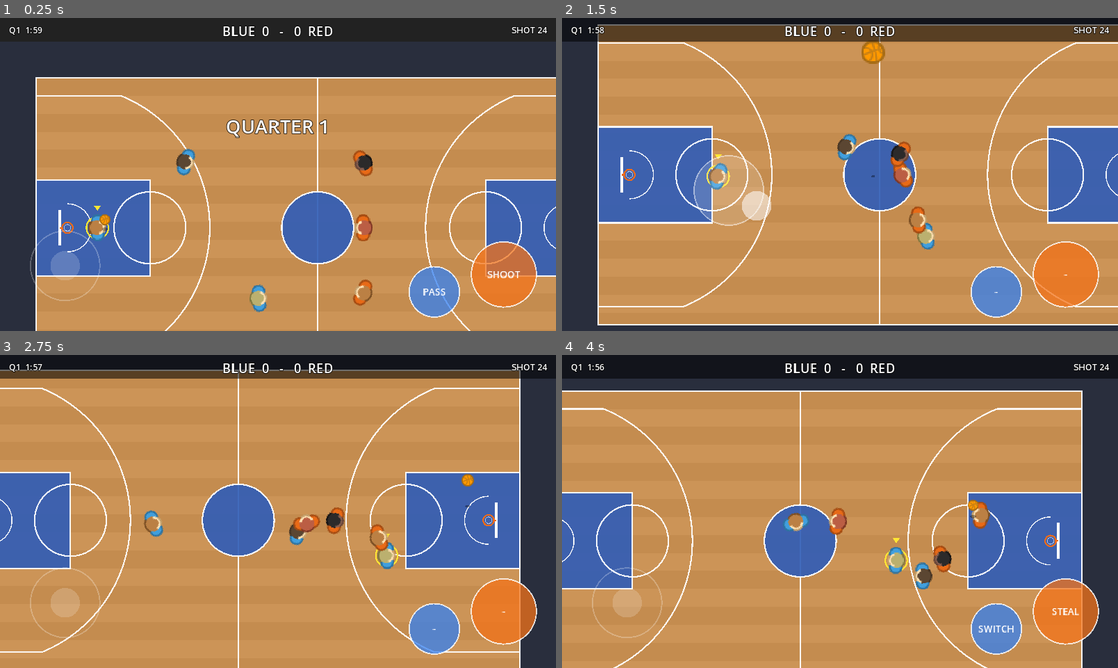
Above: before the commit, frames 1-4 (two rows, left to right).
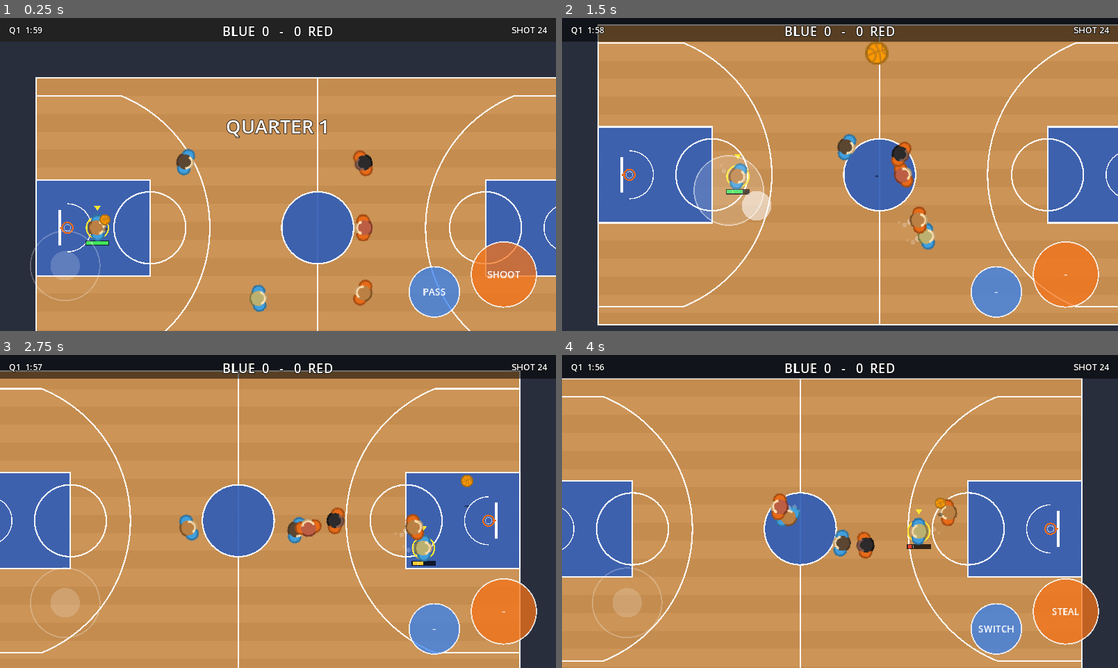
Above: after the commit, the same moments.

Repository: Kirmalo/road-trip-hoops
Game: Godot game, scene res://main.tscn
Same seed, same stepped clock (60 frames per second), same inputs: the game is played once before the commit and once after it.
Inputs (mouse positions are in pixels of both pictures, inside the frame that each line leads up to):
- Up to frame 1 (0.25 s): no input
- Up to frame 2 (1.5 s): tap Enter at 0.5 s; move the mouse to (962, 158) at 0.52 s; hold D 0.53-1.25 s; hold Shift 0.53-1.25 s; click (962, 158) at 0.67 s; tap Space at 0.77 s; drag from (728, 190) to (812, 237) at 1.27 s
- Up to frame 3 (2.75 s): move the mouse to (333, 442) at 2.02 s; hold D from 2.03 s (still down); hold Shift from 2.03 s (still down); tap J at 2.1 s
- Up to frame 4 (4 s): release D at 2.75 s; release Shift at 2.75 s; drag from (812, 574) to (673, 464) at 2.77 s; move the mouse to (1006, 558) at 3.52 s; hold A from 3.53 s (still down); hold Shift from 3.53 s (still down); tap Space at 3.77 s

The runs differ from the first frame. In frame 1, less than 0.1% of the frame differs, in the area x 15-20%, y 71-73%; in frame 2, 0.9%; in frame 3, 2.6%; in frame 4, 13%, in the area x 0-94%, y 7-100%.

Commit message:
P1-01: turbo and stamina for human and CPU players
Human sprints with the joystick at its edge (Shift on desktop; always on
under --humantest). Per-player stamina drains while sprinting, refills
after a short delay, and locks turbo at empty until back above
TURBO_MIN_RESTART. CPU sprints on fast breaks, open driving lanes, loose
balls/rebounds and to recover when beaten on defense, keeping a reserve.
Stamina bar under the human's ring and dust puffs behind sprinters.
Stats: frames, turbo_frames_t0/t1, stamina_empty.

Co-Authored-By: Claude Opus 5.5 <noreply@anthropic.com>
Claude-Session: https://claude.ai/code/session_01K8WPuYbTD1xrCASynmgFd3

Diff:
--- a/scripts/player.gd
+++ b/scripts/player.gd
@@ -19,6 +19,26 @@
 var shot_charge := 0.0
 var cpu_shot_time := 0.0
 
+# ---- turbo and stamina (tuning) ----
+const TURBO_EDGE := 0.9           # joystick push (0..1) that counts as "at the edge" = sprint
+const TURBO_SPEED_MULT := 1.35    # speed multiplier while sprinting
+const TURBO_BALL_MULT := 0.95     # ball handler sprints at this fraction of the turbo speed
+const STAMINA_DRAIN := 0.4        # stamina per second while sprinting (1.0 = full bar, 2.5 s of sprint)
+const STAMINA_REFILL := 0.25      # stamina per second while not sprinting
+const REFILL_DELAY := 0.5         # seconds after easing off before stamina starts to refill
+const TURBO_MIN_RESTART := 0.25   # after running empty, turbo is off until stamina is back above this
+const CPU_TURBO_RESUME := 0.5     # CPU stops at TURBO_MIN_RESTART and waits for this much before sprinting again
+const CPU_BEATEN_FT := 4.0        # CPU defender sprints when his man is this many feet closer to the hoop
+const CPU_BREAK_FT := 20.0        # CPU fast break: sprint when at least this far from the hoop
+
+var stamina := 1.0
+var turbo := false                # sprinting this frame
+var turbo_locked := false         # ran empty, waiting to reach TURBO_MIN_RESTART
+var cpu_tired := false
+var cpu_turbo_want := false
+var refill_wait := 0.0
+var humantest := false
+
 # Offensive spots, in feet: (distance out from the baseline side of the hoop, sideways offset)
 const SPOTS := [
 	Vector2(24, 0),    # top of the key
@@ -44,13 +64,17 @@
 	spot_index = [0, 1, 4][i]
 	facing = 0.0 if team == 0 else PI
 	sprite.rotation = facing
+	humantest = OS.get_cmdline_user_args().has("--humantest")
 
 func has_ball() -> bool:
 	return game.ball.state == game.ball.HELD and game.ball.holder == self
 
 func update(delta: float, is_human: bool, input_vec: Vector2) -> void:
 	steal_cooldown = max(0.0, steal_cooldown - delta)
+	if team == 0 and index == 0:
+		game.stat("frames")
 	var desired := Vector2.ZERO
+	var want_turbo := false
 	if shooting:
 		if not has_ball():
 			shooting = false
@@ -67,9 +91,13 @@
 		var ball = game.ball
 		if desired.length() < 1.0 and ball.state == ball.PASS and ball.receiver == self:
 			desired = seek(ball.position, 1.0)
+		want_turbo = human_turbo_input() and desired.length() > 1.0
 	else:
 		ai(delta)
 		desired = seek(target, speed_mult)
+		want_turbo = cpu_turbo_want and desired.length() > 1.0
+	if update_turbo(delta, want_turbo, is_human):
+		desired *= TURBO_SPEED_MULT * (TURBO_BALL_MULT if has_ball() else 1.0)
 	velocity = velocity.move_toward(desired, 1600.0 * delta)
 	position += velocity * delta
 	position = game.clamp_to_court(position)
@@ -81,6 +109,51 @@
 		facing = lerp_angle(facing, look.angle(), min(1.0, 10.0 * delta))
 	sprite.rotation = facing
 	queue_redraw()
+
+# ---------------- turbo ----------------
+
+func human_turbo_input() -> bool:
+	if humantest:
+		return true  # developer testing: the scripted thumb is always pushed to the edge
+	if Input.is_key_pressed(KEY_SHIFT):
+		return true  # desktop testing only
+	var j: Vector2 = game.controls.joystick()
+	return j.length() >= TURBO_EDGE
+
+# Drains or refills stamina and returns true if this player sprints this frame.
+func update_turbo(delta: float, want: bool, is_human: bool) -> bool:
+	if not is_human:
+		# the CPU keeps a reserve: it never sprints itself below TURBO_MIN_RESTART
+		if stamina <= TURBO_MIN_RESTART:
+			cpu_tired = true
+		elif stamina >= CPU_TURBO_RESUME:
+			cpu_tired = false
+		if cpu_tired:
+			want = false
+	if turbo_locked and stamina >= TURBO_MIN_RESTART:
+		turbo_locked = false
+	turbo = want and not turbo_locked and not shooting
+	if turbo:
+		stamina = maxf(0.0, stamina - STAMINA_DRAIN * delta)
+		refill_wait = REFILL_DELAY
+		game.stat("turbo_frames_t%d" % team)
+		if stamina <= 0.0:
+			turbo_locked = true
+			game.stat("stamina_empty")
+	else:
+		refill_wait -= delta
+		if refill_wait <= 0.0:
+			stamina = minf(1.0, stamina + STAMINA_REFILL * delta)
+	return turbo
+
+# opponents closer to this hoop than me (0 or 1 means a fast break)
+func opponents_ahead(hoop: Vector2) -> int:
+	var n := 0
+	var my_d := position.distance_to(hoop)
+	for o in game.teams[1 - team]:
+		if o.position.distance_to(hoop) < my_d:
+			n += 1
+	return n
 
 func seek(t: Vector2, mult: float) -> Vector2:
 	var to := t - position
@@ -120,15 +193,18 @@
 func ai(delta: float) -> void:
 	var ball = game.ball
 	speed_mult = 1.0
+	cpu_turbo_want = false
 	var my_hoop: Vector2 = game.attack_hoop(team)
 
-	# chase loose balls and rebounds
+	# chase loose balls and rebounds (sprint for them)
 	if ball.state == ball.LOOSE:
 		if game.is_chaser(self):
 			target = ball.position
+			cpu_turbo_want = position.distance_to(target) > 3.0 * game.FT
 			return
 	if ball.state == ball.SHOT and ball.shot_t > 0.4 and game.is_chaser(self):
 		target = ball.shot_hoop + Vector2(game.inward(ball.shot_hoop) * 6.0 * game.FT, 0)
+		cpu_turbo_want = position.distance_to(target) > 6.0 * game.FT
 		return
 	if ball.state == ball.PASS and ball.receiver == self:
 		target = ball.position
@@ -168,14 +244,22 @@
 		var away: Vector2 = target - ball.holder.position
 		if away.length() < 8.0 * game.FT:
 			target = ball.holder.position + away.normalized() * 10.0 * game.FT
+	# fill the lane on a fast break
+	if ball.state == ball.HELD and opponents_ahead(hoop) <= 1 \
+			and position.distance_to(target) > 15.0 * game.FT:
+		cpu_turbo_want = true
 
 func handler_ai(delta: float, hoop: Vector2) -> void:
 	var FT: float = game.FT
 	var to_hoop := hoop - position
 	var dist_ft := to_hoop.length() / FT
 	speed_mult = 1.0
+	var fast_break := opponents_ahead(hoop) <= 1 and dist_ft > CPU_BREAK_FT
 	if not game.in_frontcourt(position, team):
 		target = spot_pos(hoop, 0)
+		if fast_break:
+			target = hoop + Vector2(game.inward(hoop) * 3.0 * FT, 0)
+			cpu_turbo_want = true
 		return
 	# drive to the rim, sidestepping a defender who is in the way
 	target = hoop + Vector2(game.inward(hoop) * 3.0 * FT, 0)
@@ -188,6 +272,9 @@
 		if open_ft < 5.0 and r.dot(d) > 0.0:
 			var side := 1.0 if d.cross(r) > 0.0 else -1.0
 			target = position + (d * 0.4 - d.orthogonal() * side) * 120.0
+	# sprint on a fast break, or when the lane to the rim is open
+	if fast_break or (open_ft > 6.0 and dist_ft > 8.0 and lane_open(hoop)):
+		cpu_turbo_want = true
 	decision_timer -= delta
 	if decision_timer > 0.0:
 		return
@@ -214,6 +301,18 @@
 		if best != null:
 			game.do_pass(self, best)
 
+# no opponent in a corridor between me and the hoop
+func lane_open(hoop: Vector2) -> bool:
+	var FT: float = game.FT
+	var to_hoop := hoop - position
+	var d := to_hoop.normalized()
+	for o in game.teams[1 - team]:
+		var r: Vector2 = o.position - position
+		var along := r.dot(d)
+		if along > 0.0 and along < to_hoop.length() and absf(d.cross(r)) < 5.0 * FT:
+			return false
+	return true
+
 func defense_ai(delta: float) -> void:
 	var FT: float = game.FT
 	var man = game.teams[1 - team][index]
@@ -231,6 +330,11 @@
 	if ball.holder != man and ball.state != ball.DEAD:
 		target = target.lerp(ball.position, 0.15)  # help side
 	speed_mult = 0.9
+	# beaten by my man: sprint to recover
+	var beaten: float = (position.distance_to(guard_hoop) - man.position.distance_to(guard_hoop)) / FT
+	if beaten > CPU_BEATEN_FT and game.in_frontcourt(man.position, man.team):
+		cpu_turbo_want = true
+		speed_mult = 1.0
 	# poke at the ball now and then
 	if ball.holder == man and position.distance_to(man.position) < 34.0:
 		steal_timer -= delta
@@ -244,10 +348,30 @@
 			game.block_shot(self)
 
 func _draw() -> void:
+	if turbo and velocity.length() > 20.0:
+		# dust puffs behind a sprinting player
+		var back := -velocity.normalized()
+		draw_circle(back * 18.0, 6.0, Color(1, 1, 1, 0.35))
+		draw_circle(back * 30.0 + back.orthogonal() * 4.0, 4.5, Color(1, 1, 1, 0.22))
+		draw_circle(back * 40.0 - back.orthogonal() * 3.0, 3.0, Color(1, 1, 1, 0.12))
 	if game.is_human(self):
 		draw_arc(Vector2.ZERO, 22.0, 0, TAU, 32, Color(1, 0.9, 0.2), 3.0)
 		var tri := PackedVector2Array([Vector2(-7, -44), Vector2(7, -44), Vector2(0, -34)])
 		draw_colored_polygon(tri, Color(1, 0.9, 0.2))
+		# stamina bar under the ring
+		var bw := 44.0
+		var bo := Vector2(-bw / 2, 27)
+		draw_rect(Rect2(bo - Vector2(2, 2), Vector2(bw + 4, 11)), Color(0, 0, 0, 0.75))
+		var col := Color(0.25, 0.9, 0.35)
+		if turbo_locked:
+			col = Color(0.55, 0.55, 0.55)
+		elif stamina < 0.3:
+			col = Color(0.95, 0.25, 0.2)
+		elif stamina < 0.6:
+			col = Color(1.0, 0.8, 0.2)
+		draw_rect(Rect2(bo, Vector2(bw * stamina, 7)), col)
+		var mark := bo.x + bw * TURBO_MIN_RESTART
+		draw_line(Vector2(mark, bo.y), Vector2(mark, bo.y + 7), Color(1, 1, 1, 0.5), 1.0)
 	if shooting and game.is_human(self):
 		var w := 56.0
 		var o := Vector2(-w / 2, -58)
